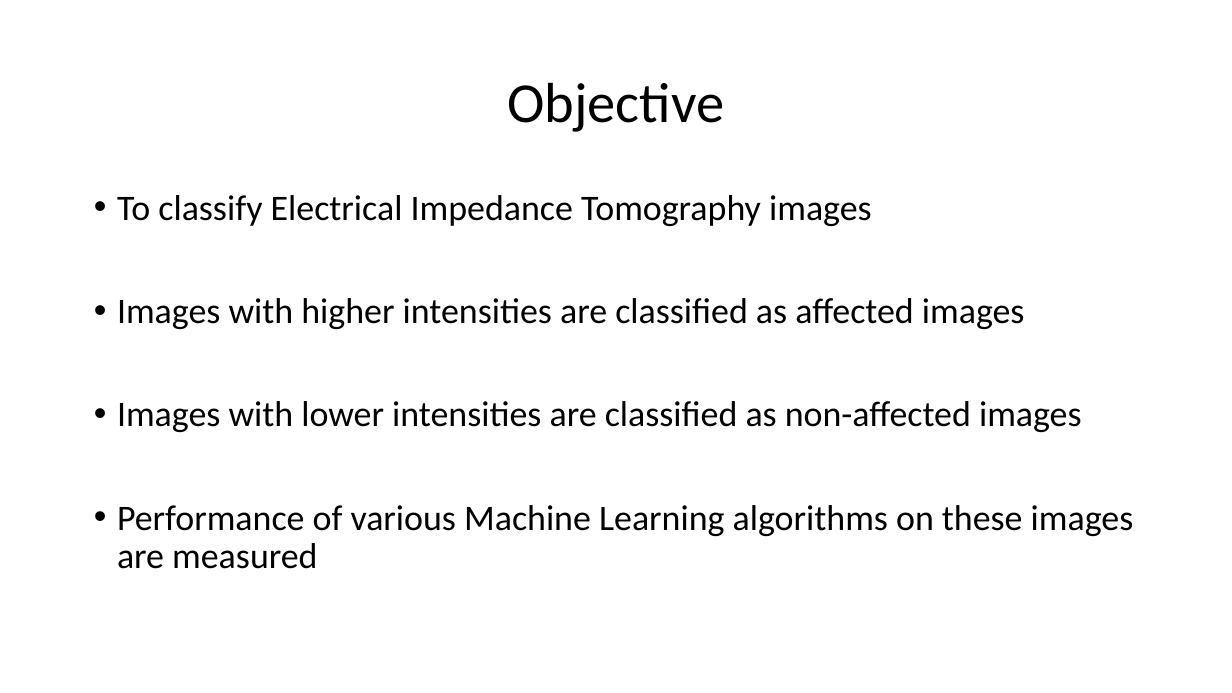
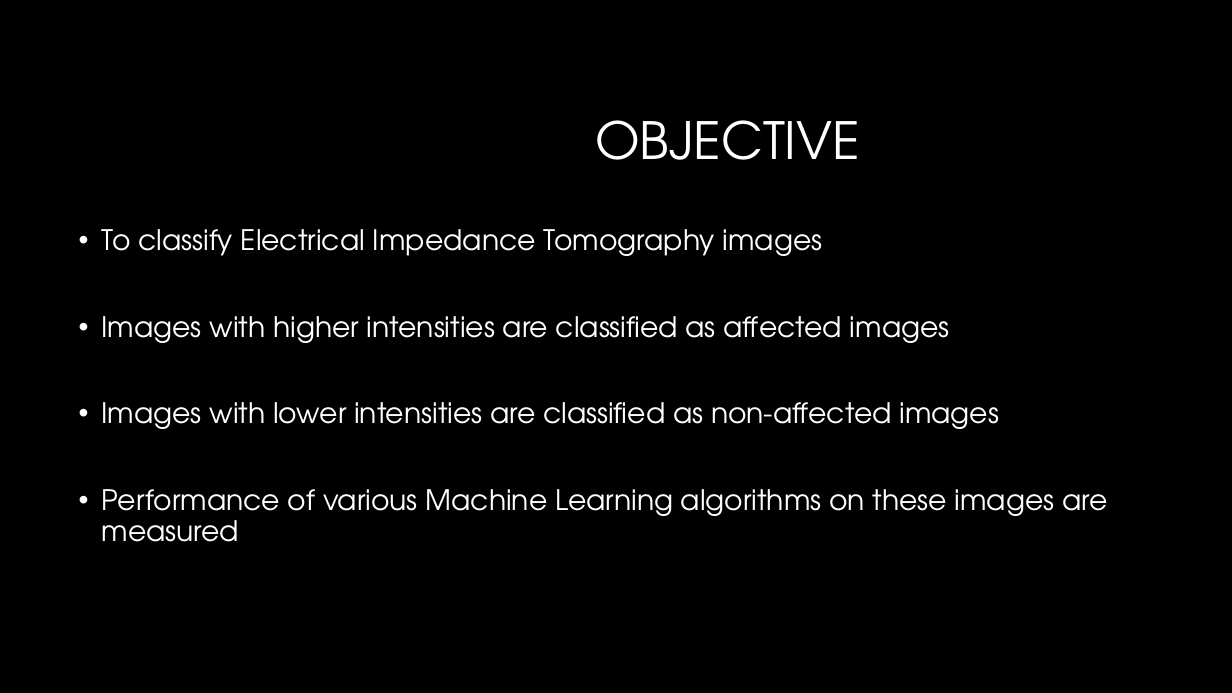
Before and after one commit to nsudhanva/eit, a slide deck: slide 2 of docs/Electrical Impedance Tomography.pptx. Drawn at 1232x693 pixels with LibreOffice and Linux fonts; fonts in the diff are those of the drawing; background and template pictures are left out. Boxes give left, top, right and bottom in pixels: in the first picture for what was removed or moved away, otherwise in the second. Text is boxed around its words. In the diff, an @@ line names an element or a change of style, - is before the commit and + after.

Commit message:
Added Theme

```diff
--- a/docs/Electrical Impedance Tomography.pptx
+++ b/docs/Electrical Impedance Tomography.pptx
@@ background #FFFFFF to #000000 @@
@@ title at (595,120,860,160): text changed; size 44 to 40 pt; font Calibri to TeX Gyre Adventor; text colour #000000 to #FFFFFF @@
-Objective
+OBJECTIVE
@@ text "To classify Electrical Impedance Tomography ...": place and size @@
-text "To classify Electrical Impedance Tomography ..." at (117,195,1134,569)
+text "To classify Electrical Impedance Tomography ..." at (102,229,1107,542)
@@ text "To classify Electrical Impedance Tomography ..." at (102,229,1107,542): size 28 to 22 pt, font Calibri to TeX Gyre Adventor, text colour #000000 to #FFFFFF @@
```
Also in this commit, not shown: 10 other slides changed.
